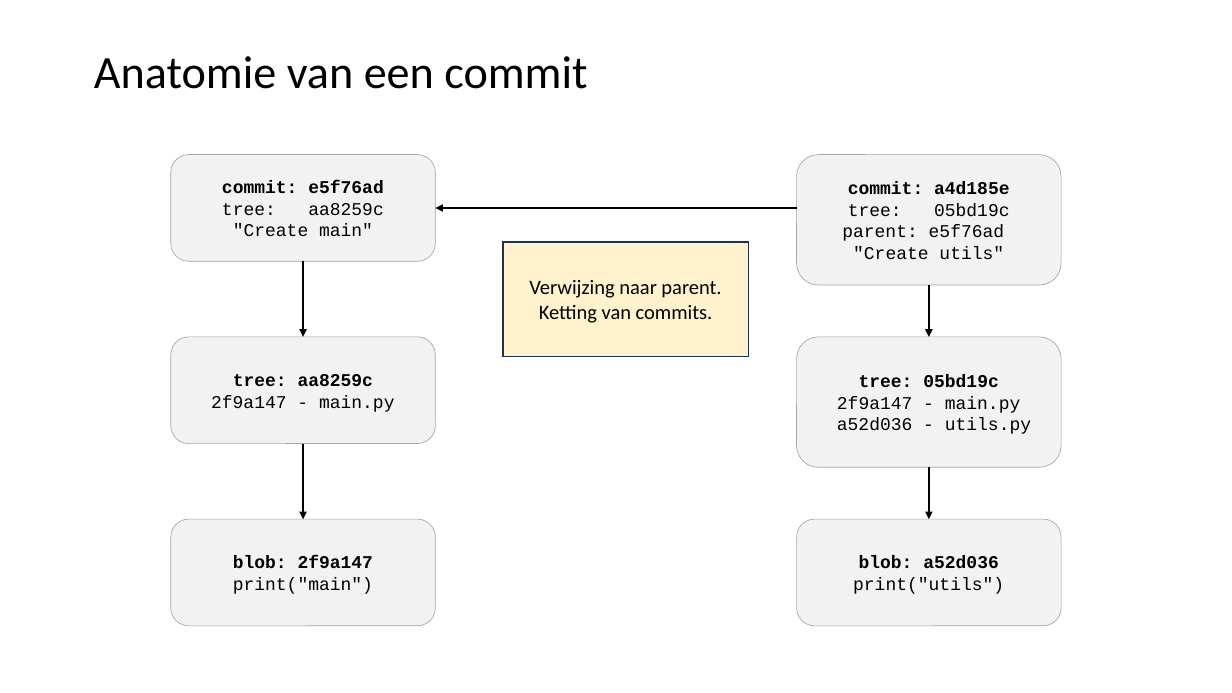
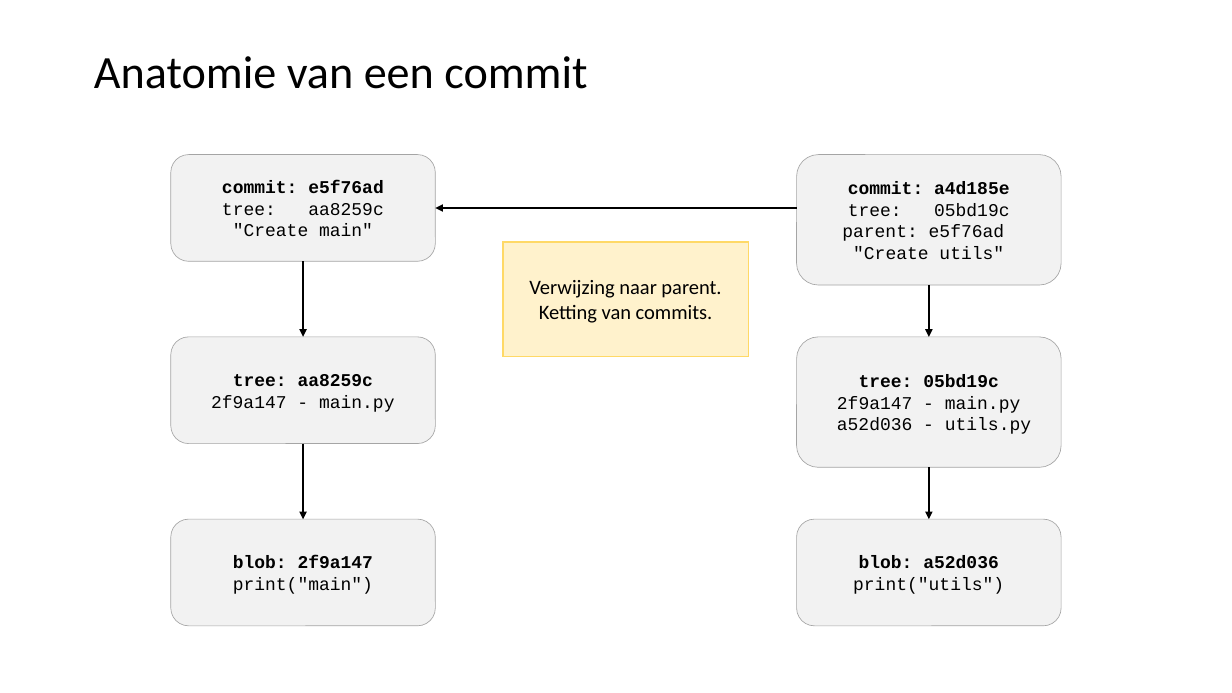
Before and after one commit to LFKoning/knowledge-sharing, a slide deck: slide 14 of git/1_basics/git_basic.pptx (slide 13 before the commit). Drawn at 1232x693 pixels with LibreOffice and Linux fonts; fonts in the diff are those of the drawing. Boxes give left, top, right and bottom in pixels: in the first picture for what was removed or moved away, otherwise in the second. Text is boxed around its words. In the diff, an @@ line names an element or a change of style, - is before the commit and + after.

```diff
--- a/git/1_basics/git_basic.pptx
+++ b/git/1_basics/git_basic.pptx
@@ rectangle "Verwijzing naar parent." at (x1=503, y1=242, x2=748, y2=357): outline #1E3256 1 pt to #FFD966 1 pt @@
```
Also in this commit, not shown: 3 other slides changed, 8 slides added, 2 slides removed.
